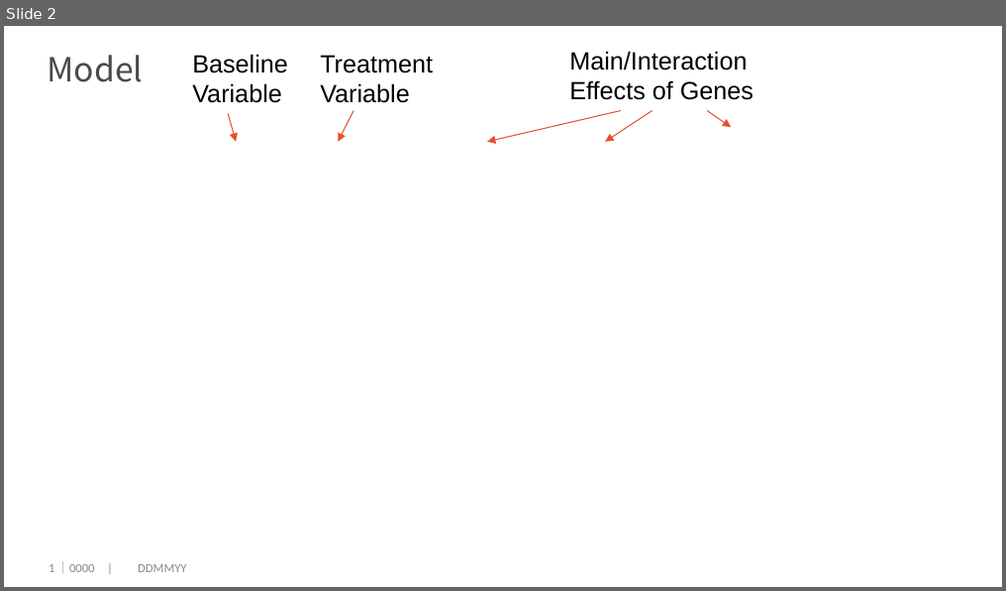
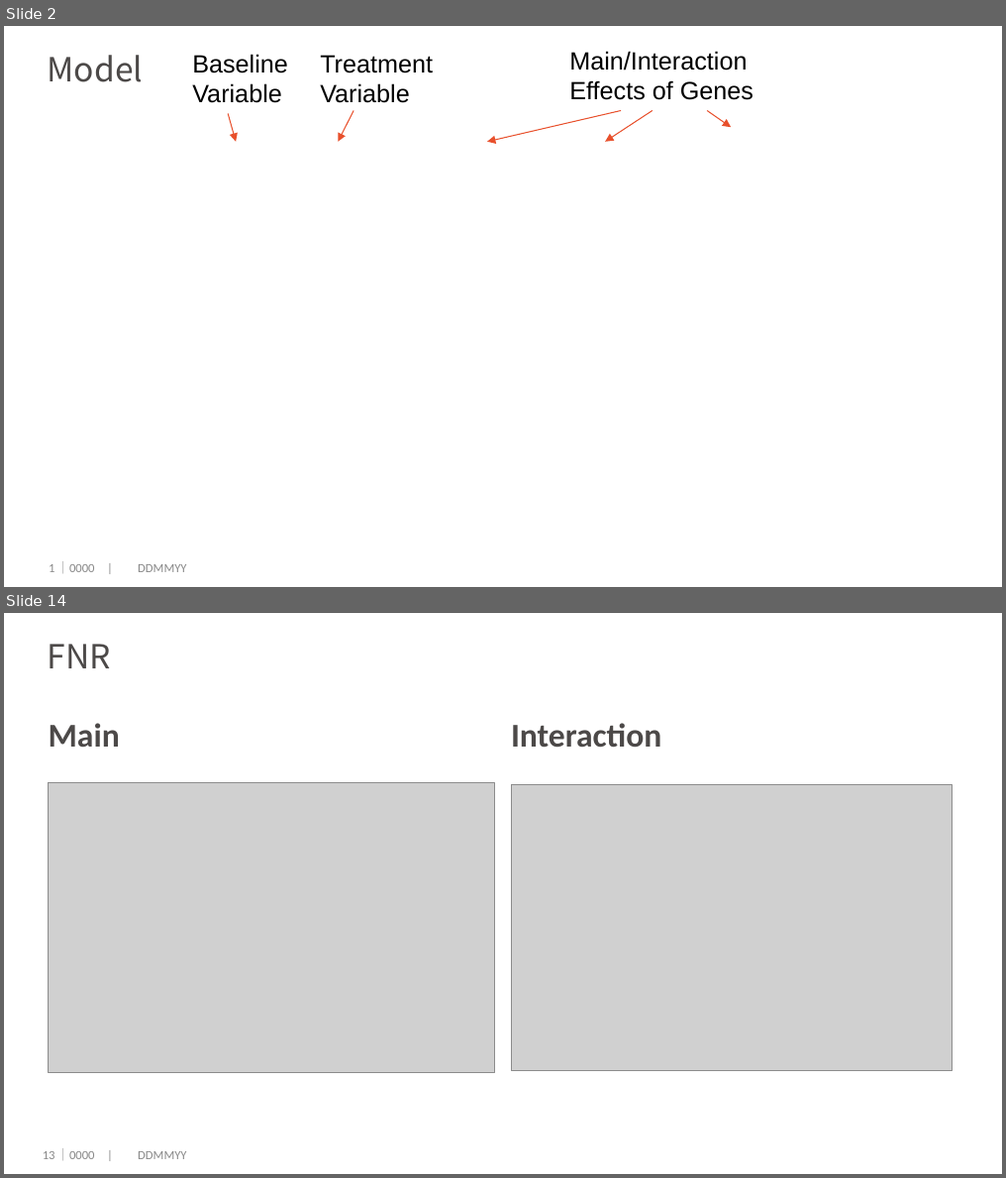
Before and after one commit to dengwx11/GroupLasso, a slide deck: manu & slides/717simulation.pptx. Shown one above the other, each under a label of ours: slide 2 before the commit, slides 2 and 14 after it; the slides between them are not shown. The pictures are 1006x591 and 1006x1178 pixels, drawn with LibreOffice and Linux fonts; fonts in the diff are those of the drawing; grey boxes stand for pictures; background and template pictures are left out. Boxes give left, top, right and bottom in pixels: in the first picture for what was removed or moved away, otherwise in the second. Text is boxed around its words. In the diff, an @@ line names an element or a change of style, - is before the commit and + after.

```diff
--- a/manu & slides/717simulation.pptx
+++ b/manu & slides/717simulation.pptx
@@ slide 14 added at bbox=[4, 613, 1002, 1174], background #FFFFFF @@
@@ title added at bbox=[48, 644, 111, 668], 24 pt, text #4C4948 @@
+FNR
@@ text added at bbox=[49, 723, 120, 748], 24 pt, text #4C4948, bold @@
+Main
@@ text added at bbox=[511, 723, 661, 748], 24 pt, text #4C4948, bold @@
+Interaction
@@ picture added at bbox=[48, 783, 495, 1073] @@
@@ picture added at bbox=[511, 784, 952, 1070] @@
@@ page number added at bbox=[43, 1152, 55, 1159], 9 pt, text #898989 @@
+13
@@ text added at bbox=[56, 1149, 186, 1160], 9 pt, text #898989 @@
+｜0000 | DDMMYY
```
Also in this commit, not shown: 5 slides changed, 9 other slides added, 3 slides removed, 1 other file.
